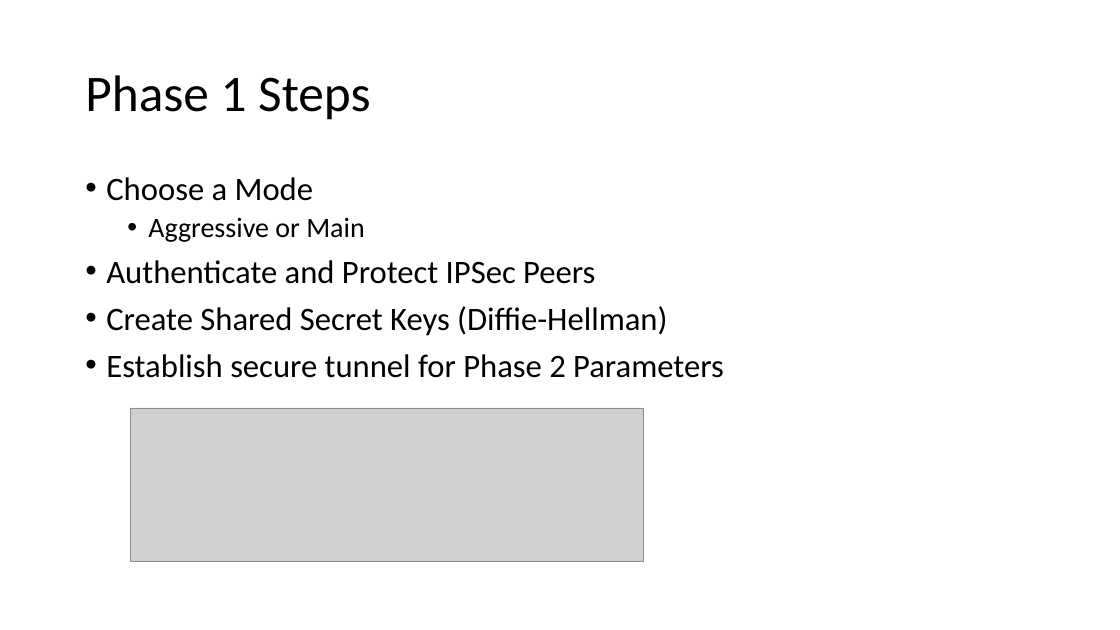
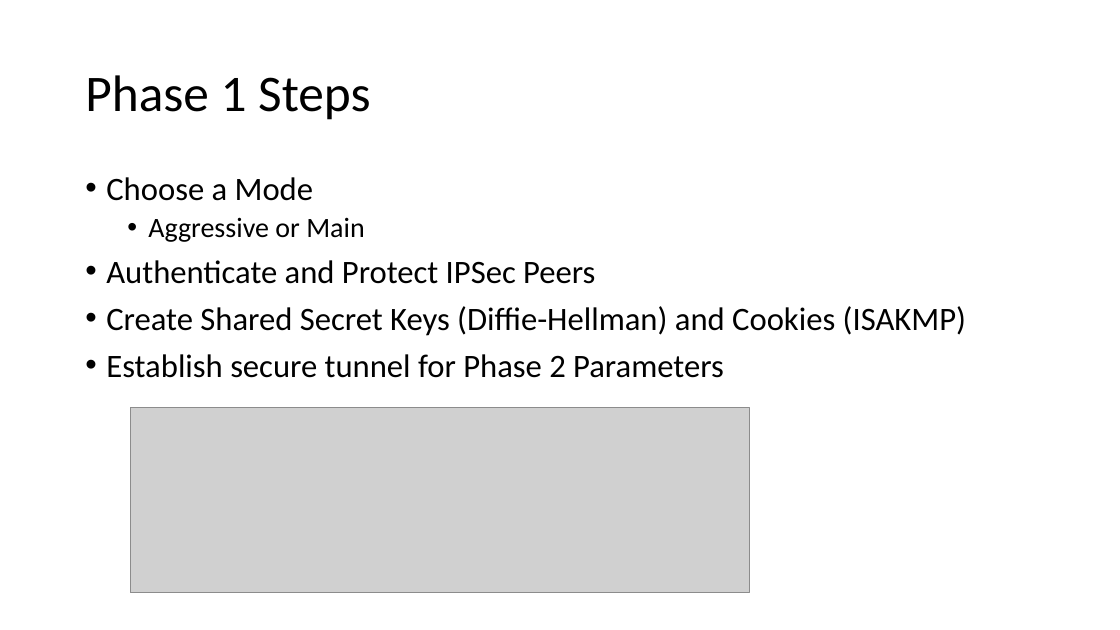
Before and after one commit to ndbellew/AppliedCryptography, a slide deck: slide 8 of Assignments/InternetKeyExchange/Internet Key Exchange.pptx. Drawn at 1120x630 pixels with LibreOffice and Linux fonts; fonts in the diff are those of the drawing; grey boxes stand for pictures. Boxes give left, top, right and bottom in pixels: in the first picture for what was removed or moved away, otherwise in the second. Text is boxed around its words. In the diff, an @@ line names an element or a change of style, - is before the commit and + after.

```diff
--- a/Assignments/InternetKeyExchange/Internet Key Exchange.pptx
+++ b/Assignments/InternetKeyExchange/Internet Key Exchange.pptx
@@ text at [106,306,966,336]: text changed @@
-• Create Shared Secret Keys (Diffie-Hellman)
+• Create Shared Secret Keys (Diffie-Hellman) and Cookies (ISAKMP)
@@ picture: place and size @@
-picture at [130,408,644,561]
+picture at [130,408,749,593]
```
Also in this commit, not shown: 5 other slides changed, 6 slides added, 4 slides removed.
